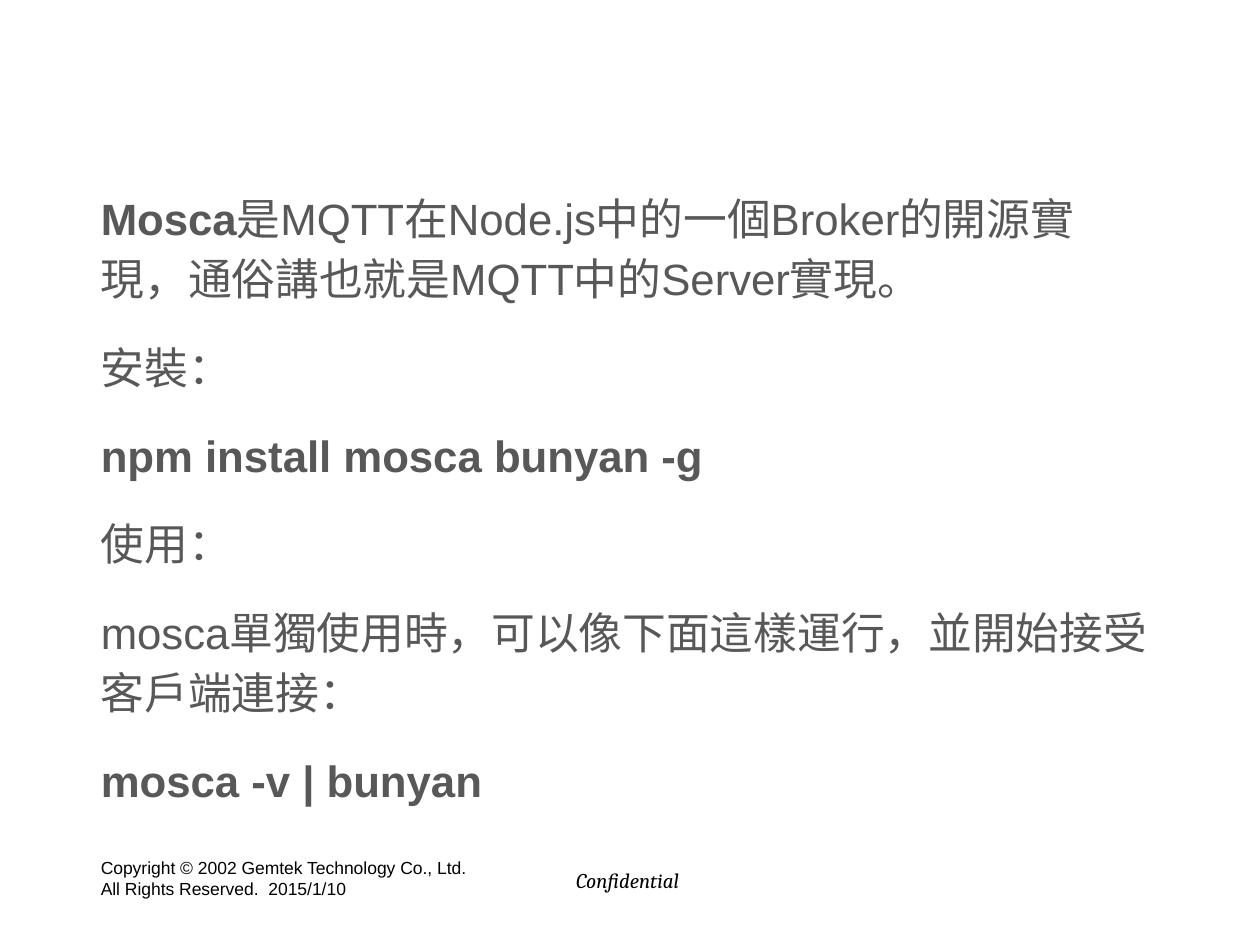
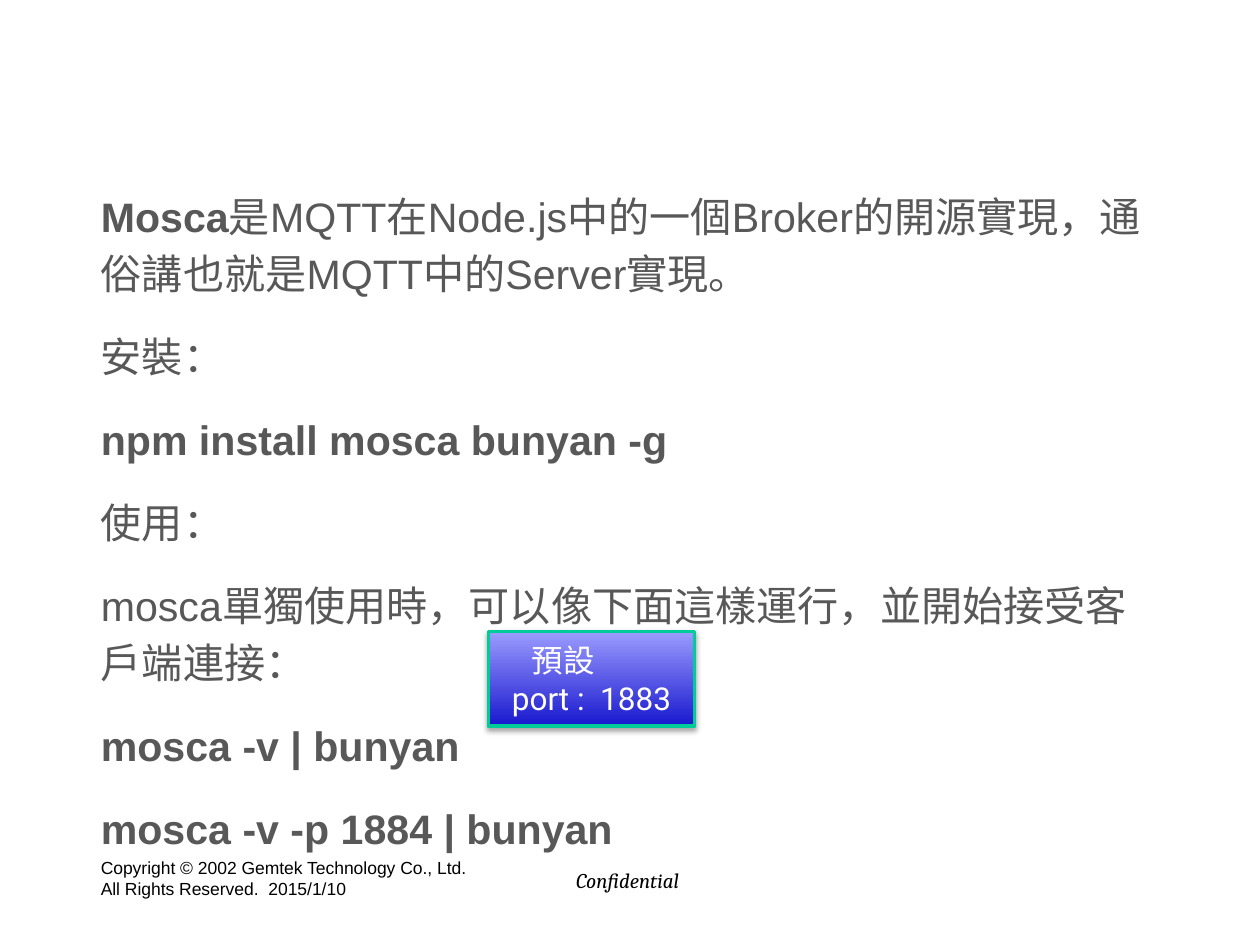
Before and after one commit to hyper570908/demo, a slide deck: slide 11 of doc/GIot_Session2.pptx (slide 14 before the commit). Drawn at 1260x945 pixels with LibreOffice and Linux fonts; fonts in the diff are those of the drawing; background and template pictures are left out. Boxes give left, top, right and bottom in pixels: in the first picture for what was removed or moved away, otherwise in the second. Text is boxed around its words. In the diff, an @@ line names an element or a change of style, - is before the commit and + after.

```diff
--- a/doc/GIot_Session2.pptx
+++ b/doc/GIot_Session2.pptx
@@ text at (101, 199, 1141, 769): size 25 to 23.5 pt in "Mosca是MQTT在Node.js中的一個Broker的開源實現，通俗講也就是MQTT中的Server實現。", "安裝：", "npm install mosca bunyan -g", "使用：" and 2 more places; less space between paragraphs @@
@@ rectangle added at (489, 631, 696, 726), fill gradient #1818CE to #9C9CFF, outline #00CC99 2 pt, 18 pt, text #FFFFFF @@
+預設 port : 1883
@@ text at (243, 814, 612, 852): paragraph added @@
+mosca -v -p 1884 | bunyan
```
Also in this commit, not shown: 31 other slides changed, 9 slides added, 11 slides removed.
